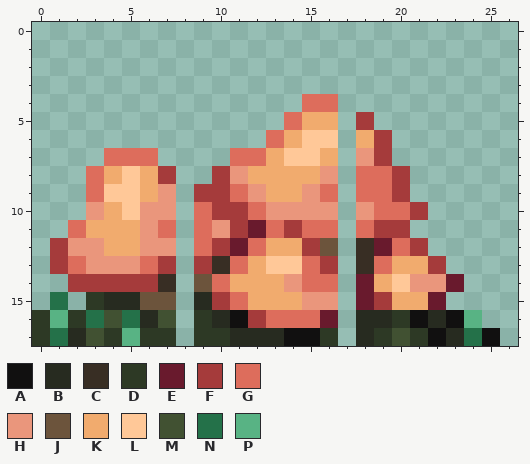
Pixel-art sprite, stored at Tiles/Structures/SmallShroomS.png. This is how it looked before the edit.
The file is 54x36 pixels, drawn in blocks of 2x2; one block is one cell here. Colours within 5 levels of each other are drawn and written as one.
Palette (. is transparent): A #111010  B #272b20  C #382e24  D #2d3925  E #691a2d  F #a53b3b  G #dd6d5c  H #ea967c  J #6c543c  K #f1ab6e  L #ffc898  M #415132  N #247149  P #58b384
Pixels before, first column x 0:
 4 ...............GG.........
 5 ..............GKK.F.......
 6 .............GKLL.KF......
 7 ....GGG....GGKLLK.HF......
 8 ...GKLKF..FHKKKKH.GGF.....
 9 ...GLLKH.FFGHKKHG.GGF.....
10 ...HKLHH.GFFGHHHH.HGGF....
11 ..GKKKHG.GHFEGFGG.GFF.....
12 .FHHKKHH.GFEGKKFJ.CEGF....
13 .FGHHHGF.FCGKLLGF.CGKKF...
14 ..FFFFFC.JGKKKHGG.EKLHHE..
15 .N.DBBJJ.BFGKKKHH.EFKKE...
16 DPDNMNBM.DBAFGGGE.BBDABAP.
17 DNBMDPDD.DDBBBAAD.BDMDABNA
After the commit:
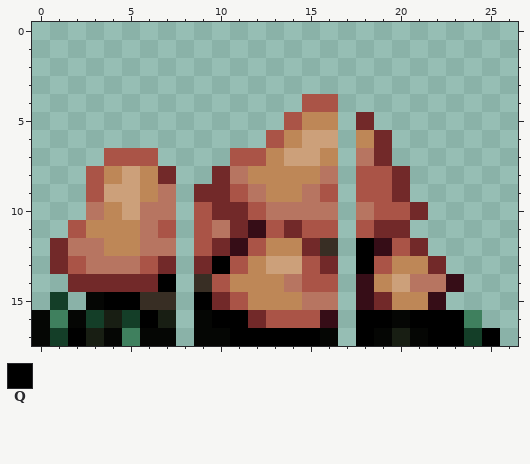
Colours new in this view: Q #000000
Change:
colour D: #2d3925 -> #050604
colour E: #691a2d -> #360d17
colour F: #a53b3b -> #722929
colour G: #dd6d5c -> #aa5447
colour H: #ea967c -> #b77561
colour K: #f1ab6e -> #be8757
colour L: #ffc898 -> #cca07a
colour M: #415132 -> #181e13
colour N: #247149 -> #143e28
colour P: #58b384 -> #3f805e
y 12: x 16 J -> C; x 18 C -> Q
y 13: x 10 C -> Q; x 18 C -> Q
y 14: x 7 C -> Q; x 9 J -> C
y 15: x 4..7 BBJJ -> QQCC; x 9 B -> Q
y 16: x 6 B -> Q; x 10..11 BA -> QQ; x 18..19 BB -> QQ; x 21..23 ABA -> QQQ
y 17: x 2 B -> Q; x 11..15 BBBAA -> QQQQQ; x 18 B -> Q; x 22..23 AB -> QQ; x 25 A -> Q
Boxes around the changes in both pictures, in picture pixels (x1, y1, x2, y2):
changed: (32, 94, 500, 346)
